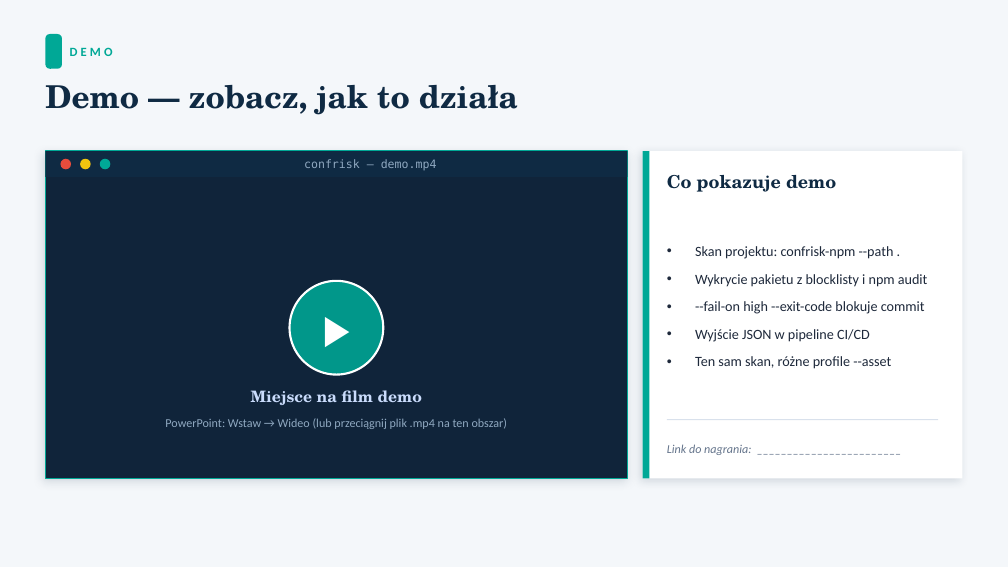
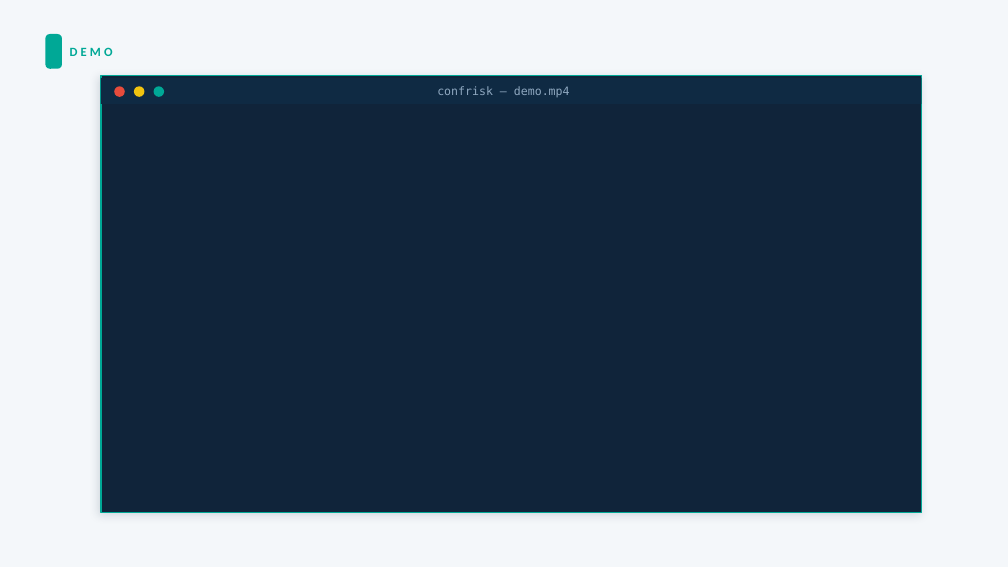
Before and after one commit to matjamr/linux-security-scanner, a slide deck: slide 13 of docs/Prezentacja_confrisk.pptx (slide 14 before the commit). Drawn at 1008x567 pixels with LibreOffice and Linux fonts; fonts in the diff are those of the drawing. Boxes give left, top, right and bottom in pixels: in the first picture for what was removed or moved away, otherwise in the second. Text is boxed around its words. In the diff, an @@ line names an element or a change of style, - is before the commit and + after.

```diff
--- a/docs/Prezentacja_confrisk.pptx
+++ b/docs/Prezentacja_confrisk.pptx
@@ text removed at [45, 85, 518, 115] @@
-Demo — zobacz, jak to działa
@@ rectangle: place and size @@
-rectangle at [45, 151, 628, 479]
+rectangle at [101, 76, 922, 513]
@@ rectangle: place and size @@
-rectangle at [45, 151, 628, 177]
+rectangle at [101, 78, 922, 104]
@@ 3 ellipses: place and size @@
-3 ellipses at [60, 159, 110, 169]
+3 ellipses at [114, 86, 164, 97]
@@ text "confrisk — demo.mp4": place and size @@
-text "confrisk — demo.mp4" at [304, 159, 437, 170]
+text "confrisk — demo.mp4" at [437, 86, 570, 97]
@@ rectangle removed at [643, 151, 963, 479] @@
@@ rectangle removed at [643, 151, 650, 479] @@
@@ text removed at [667, 175, 836, 192] @@
-Co pokazuje demo
@@ text removed at [695, 246, 928, 369] @@
-• Skan projektu: confrisk-npm --path .
-• Wykrycie pakietu z blocklisty i npm audit
-• --fail-on high --exit-code blokuje commit
-• Wyjście JSON w pipeline CI/CD
-• Ten sam skan, różne profile --asset
@@ ellipse removed at [290, 281, 383, 374] @@
@@ text removed at [299, 282, 374, 373] @@
-▶
@@ text removed at [165, 418, 508, 429] @@
-PowerPoint: Wstaw → Wideo (lub przeciągnij plik .mp4 na ten obszar)
@@ text removed at [251, 390, 422, 405] @@
-Miejsce na film demo
@@ line removed from (667, 420) to (938, 420) @@
@@ text removed at [667, 444, 751, 455] @@
-Link do nagrania: ________________________
```
Also in this commit, not shown: 10 other slides changed, 2 slides removed, 16 other files.
